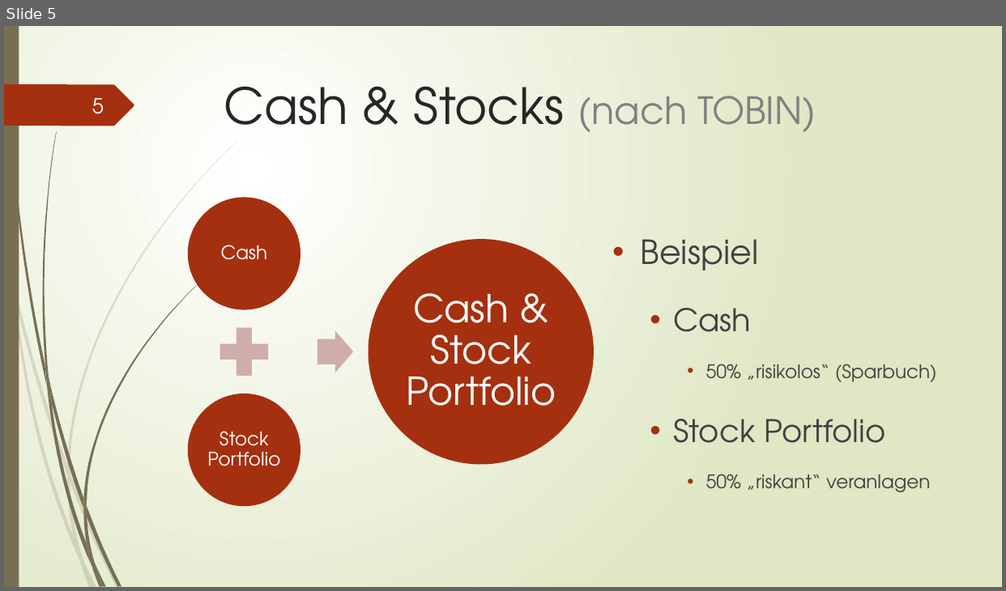
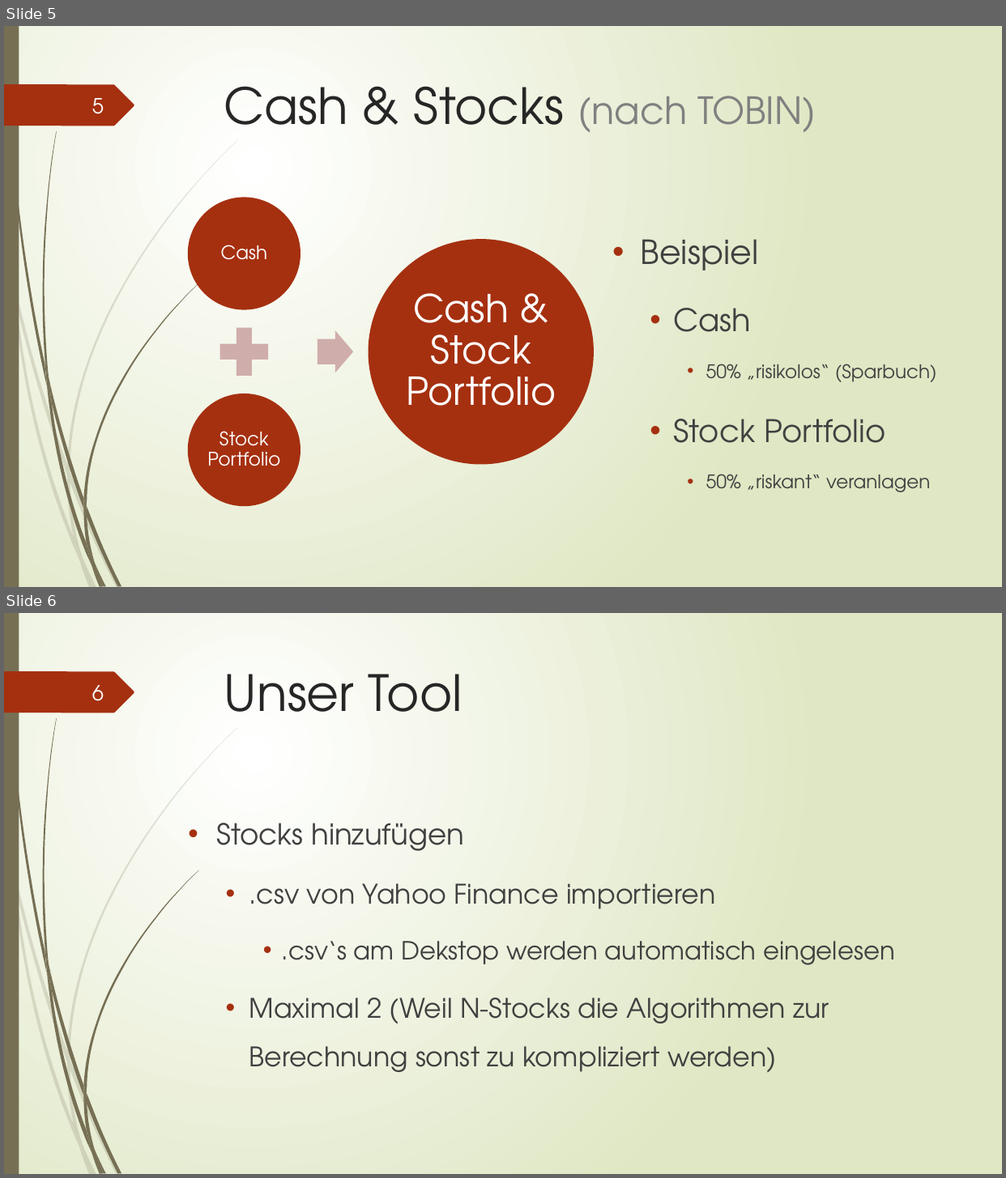
Before and after one commit to mathck/FINUE3, a slide deck: Files/Unsere Folien.pptx. Shown one above the other, each under a label of ours: slide 5 before the commit, slides 5 and 6 after it. The pictures are 1006x591 and 1006x1178 pixels, drawn with LibreOffice and Linux fonts; fonts in the diff are those of the drawing. Boxes give left, top, right and bottom in pixels: in the first picture for what was removed or moved away, otherwise in the second. Text is boxed around its words. In the diff, an @@ line names an element or a change of style, - is before the commit and + after.

```diff
--- a/Files/Unsere Folien.pptx
+++ b/Files/Unsere Folien.pptx
@@ slide 6 added at (4,613,1002,1174), background gradient #FFFFFF to #DFE8C4; not listed: 24 template elements that a slide beside it also shows @@
@@ page number added at (92,685,104,701), 20 pt, text #FEFFFF @@
+6
@@ title added at (224,674,462,712), 48 pt, text #262626 @@
+Unser Tool
@@ text added at (216,823,895,1072), 25.9 pt, text #404040 @@
+• Stocks hinzufügen
+  • .csv von Yahoo Finance importieren
+    • .csv‘s am Dekstop werden automatisch eingelesen
+  • Maximal 2 (Weil N-Stocks die Algorithmen zur Berechnung sonst zu kompliziert werden)
```
Also in this commit, not shown: 1 other file.
